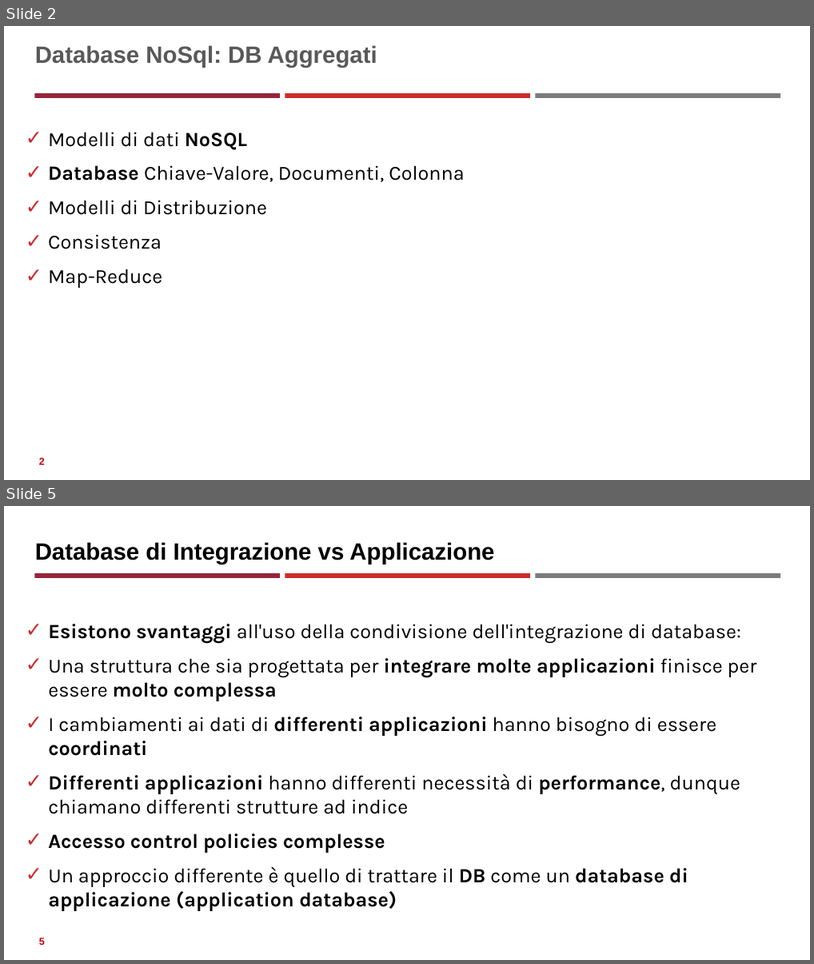
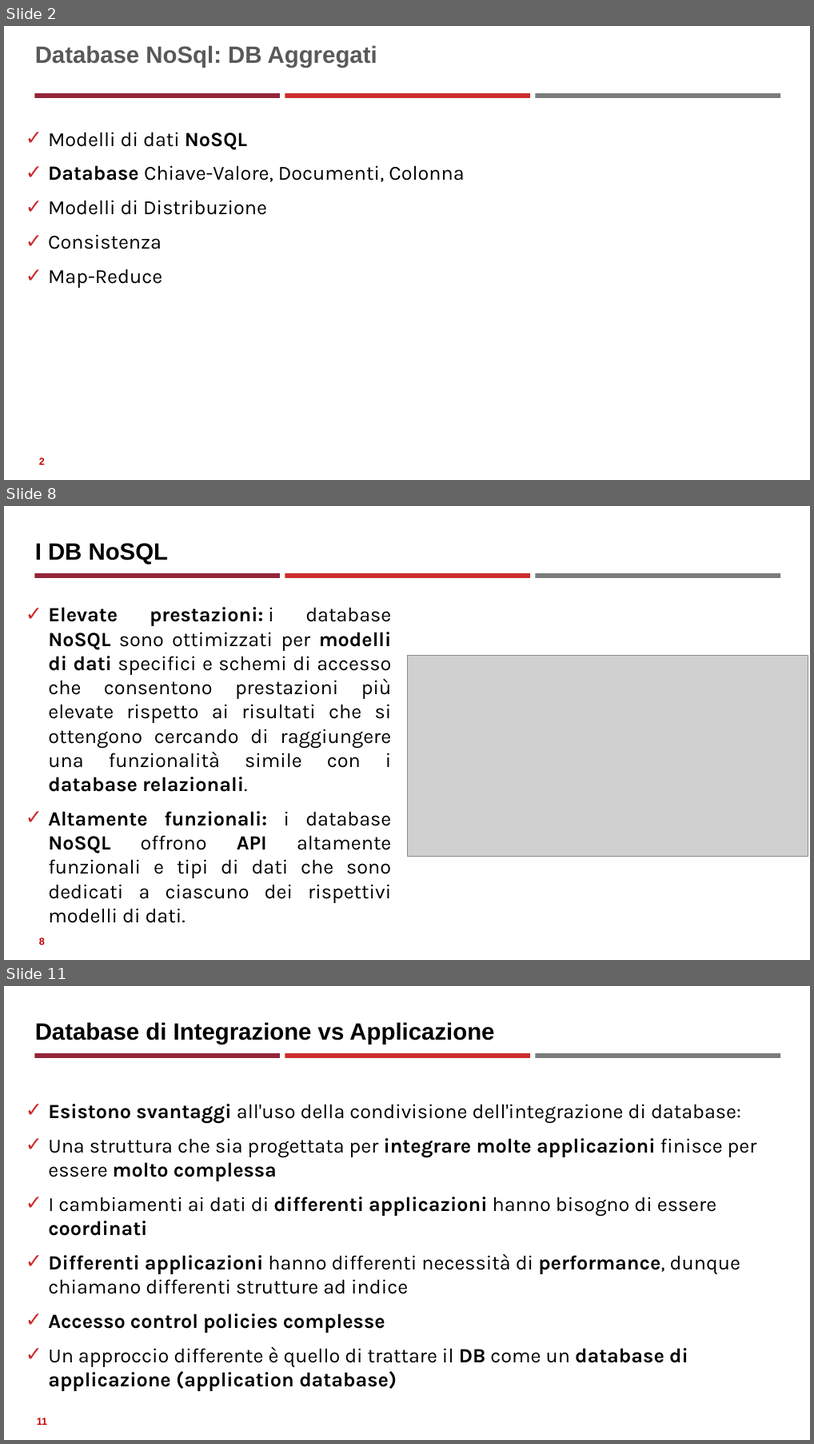
Before and after one commit to neural1977/data_science_interview_material, a slide deck: Assicurazioni/Databases_NoSql_ita.pptx. Shown one above the other, each under a label of ours: slides 2 and 5 before the commit, slides 2, 8 and 11 after it; the slides between them are not shown. The pictures are 814x964 and 814x1444 pixels, drawn with LibreOffice and Linux fonts; fonts in the diff are those of the drawing; grey boxes stand for pictures. Boxes give left, top, right and bottom in pixels: in the first picture for what was removed or moved away, otherwise in the second. Text is boxed around its words. In the diff, an @@ line names an element or a change of style, - is before the commit and + after.

```diff
--- a/Assicurazioni/Databases_NoSql_ita.pptx
+++ b/Assicurazioni/Databases_NoSql_ita.pptx
@@ slide 8 added at (x1=4, y1=506, x2=810, y2=960), background #FFFFFF; not listed: 3 template elements that a slide beside it also shows @@
@@ title added at (x1=35, y1=543, x2=168, y2=564), 28 pt, text #000000, bold @@
+I DB NoSQL
@@ text added at (x1=48, y1=607, x2=392, y2=903), 24 pt, text #000000 @@
+✓ Elevate prestazioni: i database NoSQL sono ottimizzati per modelli di dati specifici e schemi di accesso che consentono prestazioni più elevate rispetto ai risultati che si ottengono cercando di raggiungere una funzionalità simile con i database relazionali.
+✓ Altamente funzionali: i database NoSQL offrono API altamente funzionali e tipi di dati che sono dedicati a ciascuno dei rispettivi modelli di dati.
@@ picture added at (x1=407, y1=656, x2=809, y2=856) @@
@@ page number added at (x1=39, y1=937, x2=45, y2=944), 12 pt, text #C00000, bold @@
+8
@@ what was slide 5 is now slide 11 @@
@@ page number at (x1=37, y1=1417, x2=47, y2=1424): text changed @@
-5
+11
```
Also in this commit, not shown: 5 slides changed, 9 other slides added, 1 other file.
